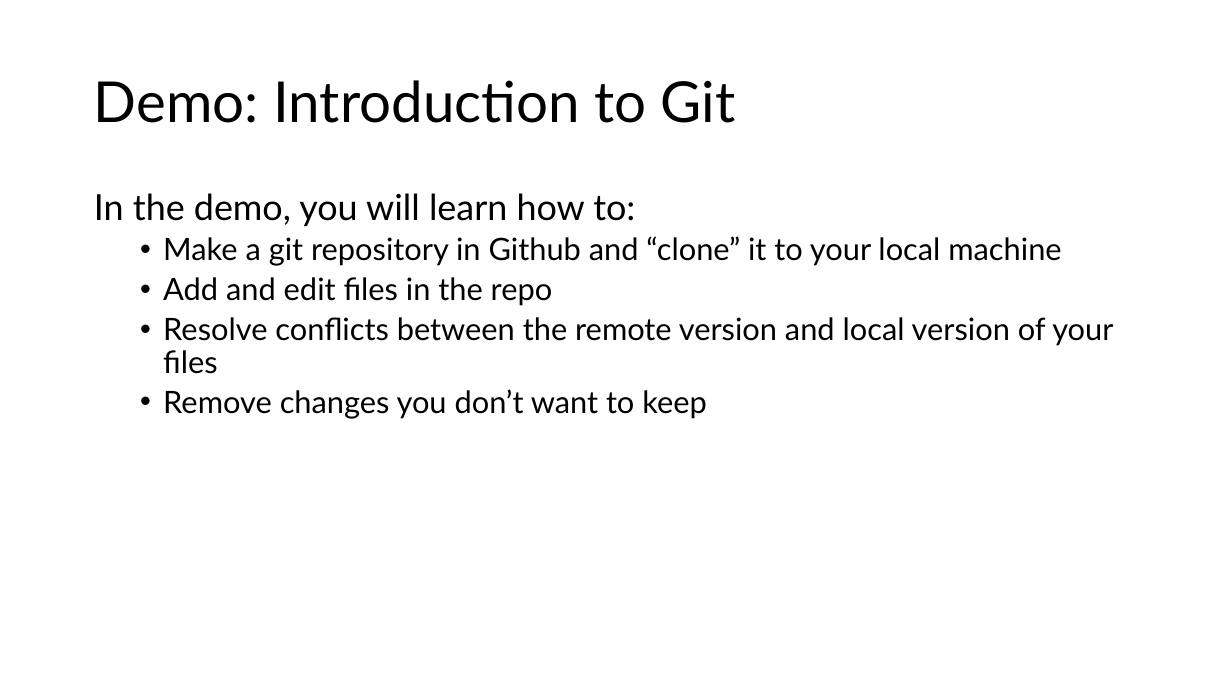
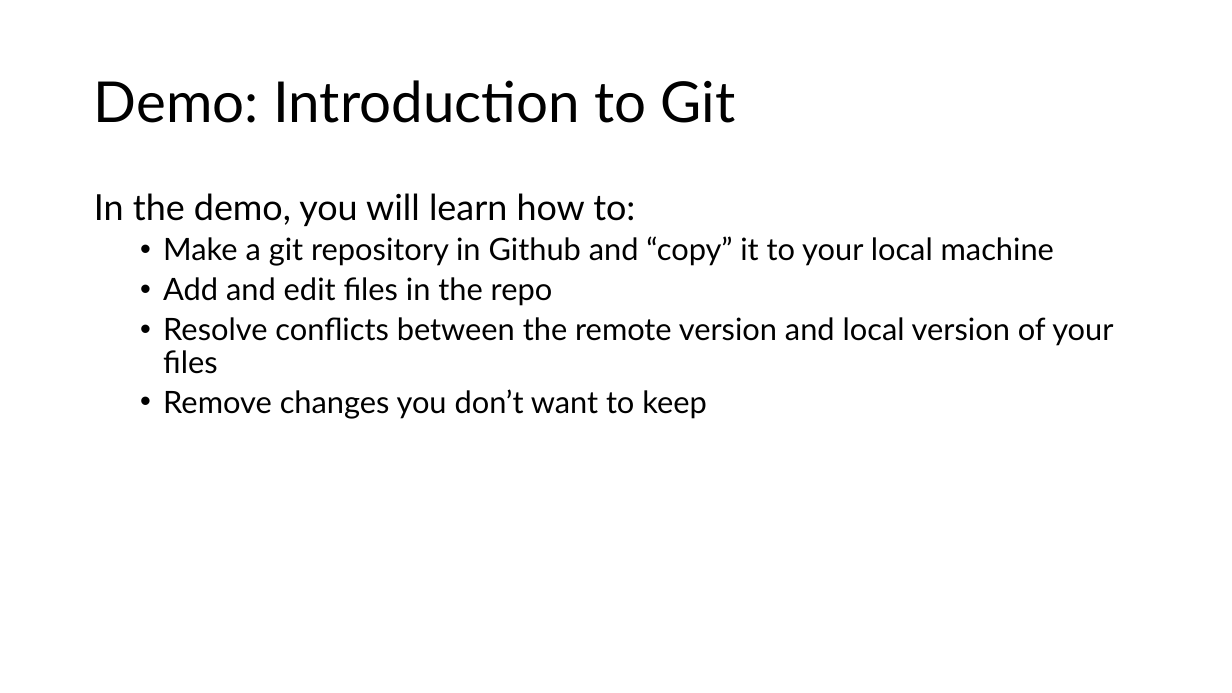
Before and after one commit to semaphoreP/codeastro, a slide deck: slide 4 of Day1/intro_to_git.pptx. Drawn at 1232x693 pixels with LibreOffice and Linux fonts; fonts in the diff are those of the drawing. Boxes give left, top, right and bottom in pixels: in the first picture for what was removed or moved away, otherwise in the second. Text is boxed around its words. In the diff, an @@ line names an element or a change of style, - is before the commit and + after.

Commit message:
minor update

```diff
--- a/Day1/intro_to_git.pptx
+++ b/Day1/intro_to_git.pptx
@@ text at bbox=[163, 236, 1054, 266]: text changed @@
-  • Make a git repository in Github and “clone” it to your local machine
+  • Make a git repository in Github and “copy” it to your local machine
```
